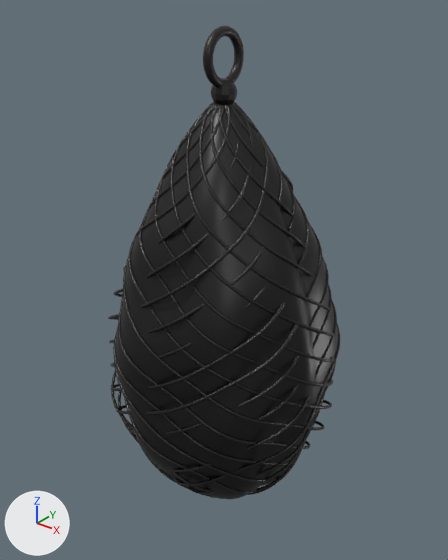
An edit to the glTF model blender/testseiten/heunetz-voll-6kg.glb, drawn before and after from the same camera.
The view is the same before and after, from a 50 mm camera at (75.9, -94.8, 125.4) aimed at (-2.2, 2.7, 64.9). Every picture has the same lights, and +X, +Y and +Z are marked at lower left. The older version comes first. Where no turn or scale is listed for an object, it has been applied to the vertices.

The older version as bpy lines, for what is in view:
```python
me_heu_koerper_001 = bpy.data.meshes.new('heu_koerper.001')
me_heu_koerper_001.from_pydata(...)  # 7044 vertices, 14080 faces; spans x -24.9..25.4, y -25.4..25.8, z -0.4..95.7
# faces by material slot: [7040, 7040]
me_heu_koerper_001.materials.append(mat_heu_basis)  # orange #c79a3a
me_heu_koerper_001.materials.append(mat_tinte)  # black #080809
me_netz_001 = bpy.data.meshes.new('netz.001')
me_netz_001.from_pydata(...)  # 14400 vertices, 28680 faces; spans x -25.8..26.2, y -25.7..26.2, z 0.8..94.4
me_netz_001.materials.append(mat_netz)  # black #161210
me_schlaufe_001 = bpy.data.meshes.new('schlaufe.001')
me_schlaufe_001.from_pydata(...)  # a torus around x (ring radius 4.6, tube radius 0.92) spanning x -0.92..0.92, y -5.52..5.52, z 106.72..117.76
me_schlaufe_001.materials.append(mat_netz)  # black #161210
ob_heu_koerper = bpy.data.objects.new('heu_koerper', me_heu_koerper_001)
ob_heu_koerper.location = (0.0, 0.0, 9.6)
ob_netz = bpy.data.objects.new('netz', me_netz_001)
ob_netz.location = (0.0, 0.0, 9.6)
ob_schlaufe = bpy.data.objects.new('schlaufe', me_schlaufe_001)
ob_schlaufe.location = (0.0, 0.0, 0.0)
```
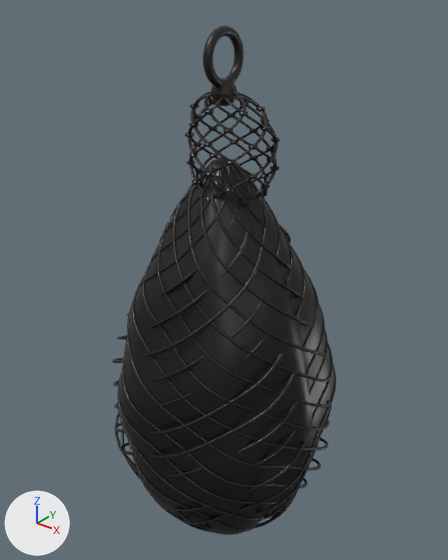
Edits to the bpy script that builds the scene:
```text
Add me_netz_leer_002:
    me_netz_leer_002.from_pydata(...)  # 8640 vertices, 17232 faces; spans x -7.3..11.6, y -7.5..7.5, z -0.2..28.3
    me_netz_leer_002.materials.append(mat_netz)  # black #161210
Add me_knoten_leer_002:
    me_knoten_leer_002.from_pydata(...)  # 3348 vertices, 6480 faces; spans x -7.8..12.2, y -8.1..8.1, z 2.8..25.8
    me_knoten_leer_002.materials.append(mat_netz)  # black #161210
Change ob_heu_koerper:
    ob_heu_koerper.location: (0.0, 0.0, 9.6) -> (0.0, 0.0, -1.7)
Change ob_netz:
    ob_netz.location: (0.0, 0.0, 9.6) -> (0.0, 0.0, -1.7)
Add ob_netz_leer_oben:
    ob_netz_leer_oben = bpy.data.objects.new('netz_leer_oben', me_netz_leer_002)
    ob_netz_leer_oben.location = (0.0, 0.0, 78.0)
Add ob_knoten_leer_oben:
    ob_knoten_leer_oben = bpy.data.objects.new('knoten_leer_oben', me_knoten_leer_002)
    ob_knoten_leer_oben.location = (0.0, 0.0, 78.0)
```

Pixel boxes [x1, y1, x2, y2] of what changed, in the pictures (448 x 560 px):
'heu_koerper', moved: before [116, 103, 338, 499]; after [120, 155, 334, 535]
'netz', moved: before [108, 102, 340, 498]; after [112, 159, 336, 533]
'netz_leer_oben', added (black): after [188, 91, 278, 207]
'knoten_leer_oben', added: after [185, 99, 280, 204]
